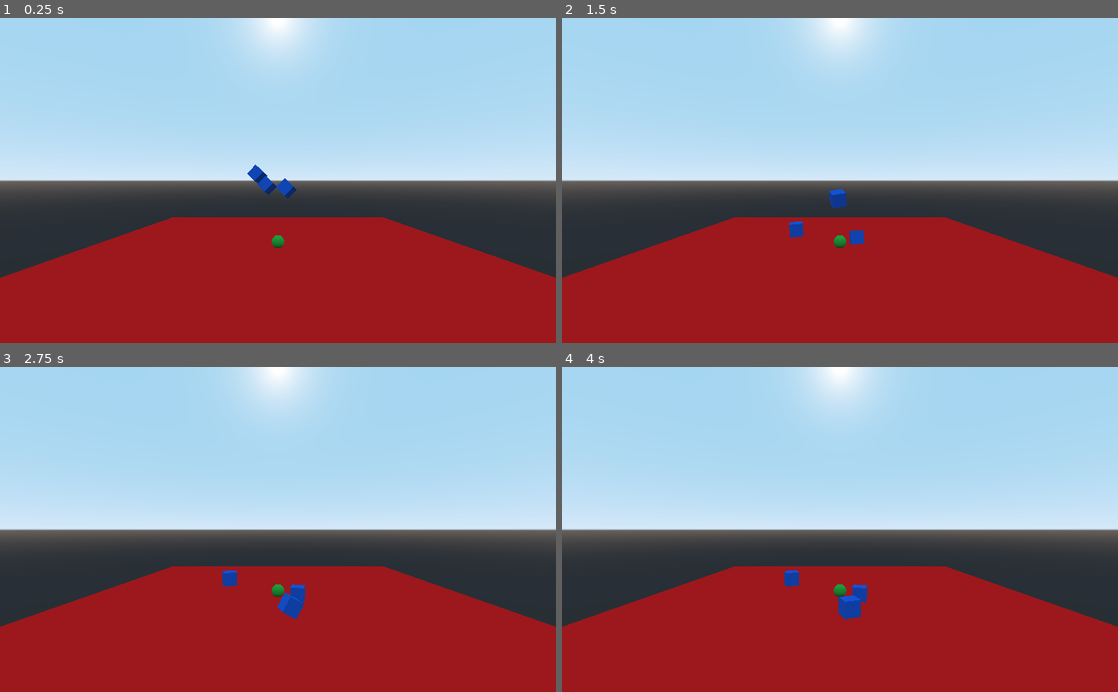
Above: before the commit, frames 1-4 (two rows, left to right).
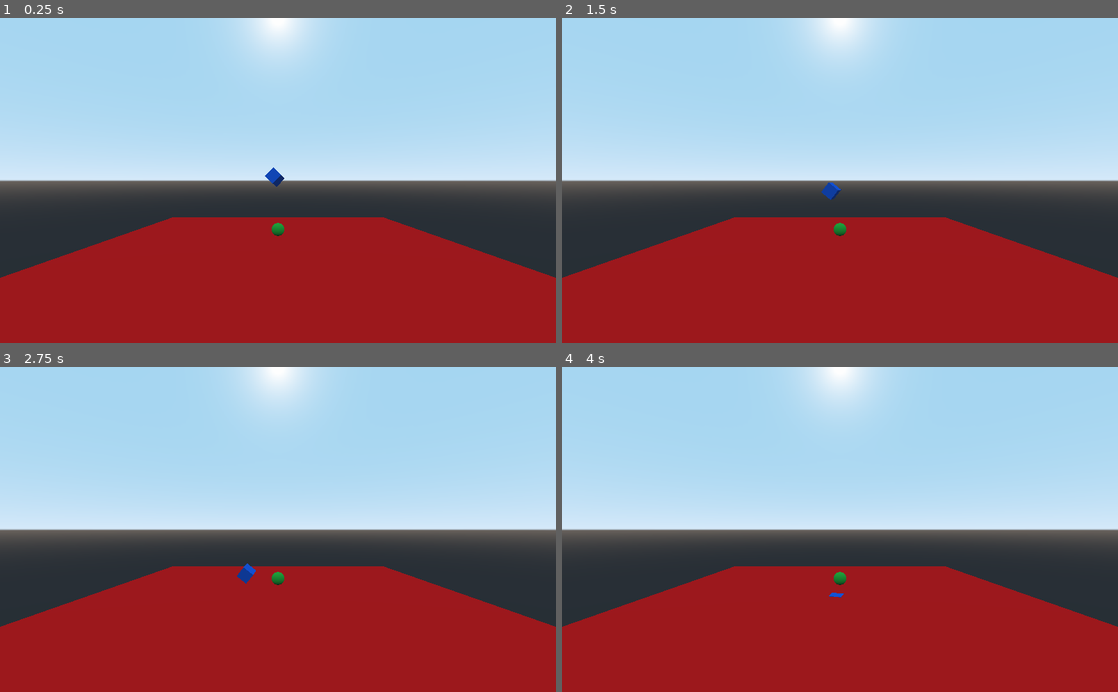
Above: after the commit, the same moments.

Repository: Chaitanyassr/Roll_the_ball
Game: Godot game, scene res://main.tscn
Two runs of this game, one before a commit and one after it. Both use one fixed random seed, a clock stepped at 60 frames per second and the inputs below.
Inputs:
- Up to frame 1 (0.25 s): no input
- Up to frame 2 (1.5 s): no input
- Up to frame 3 (2.75 s): no input
- Up to frame 4 (4 s): tap Enter at 3.5 s

The runs differ from the first frame. In frame 1, 0.6% of the frame differs, in the area x 44-54%, y 45-71%; in frame 2, 0.6%; in frame 3, 0.7%, in the area x 40-55%, y 60-78%; in frame 4, 0.6%.

Commit message:
deleted few box

Diff:
--- a/New Game Project/main.tscn
+++ b/New Game Project/main.tscn
@@ -30,29 +30,6 @@
 mesh = SubResource( 2 )
 material/0 = SubResource( 3 )
 
-[node name="Box2" type="RigidBody" parent="."]
-editor/display_folded = true
-transform = Transform( 0.643226, 0.698441, -0.313752, -0.627743, 0.715667, 0.3062, 0.438405, 0, 0.898778, 0, 7.24966, 0 )
-
-[node name="CollisionShape" type="CollisionShape" parent="Box2"]
-shape = SubResource( 1 )
-
-[node name="MeshInstance" type="MeshInstance" parent="Box2"]
-transform = Transform( 1, 0, -5.96046e-008, 0, 1, -2.98023e-008, -5.96046e-008, 0, 1, -5.27986, 0.220169, 0.532326 )
-mesh = SubResource( 2 )
-material/0 = SubResource( 3 )
-
-[node name="Box3" type="RigidBody" parent="."]
-editor/display_folded = true
-transform = Transform( 0.643226, 0.698441, -0.313752, -0.627743, 0.715667, 0.3062, 0.438405, 0, 0.898778, 0, 7.24966, 0 )
-
-[node name="CollisionShape" type="CollisionShape" parent="Box3"]
-shape = SubResource( 1 )
-
-[node name="MeshInstance" type="MeshInstance" parent="Box3"]
-mesh = SubResource( 2 )
-material/0 = SubResource( 3 )
-
 [node name="Camera" type="Camera" parent="."]
 transform = Transform( 1, 0, 0, 0, 1, 0, 0, 0, 1, 0, 9.67599, 36.7222 )
 
@@ -67,3 +44,4 @@
 material/0 = SubResource( 6 )
 
 [node name="Player" parent="." instance=ExtResource( 1 )]
+transform = Transform( 1, 0, 0, 0, 1, 0, 0, 0, 1, 0, 1.93574, 0 )
